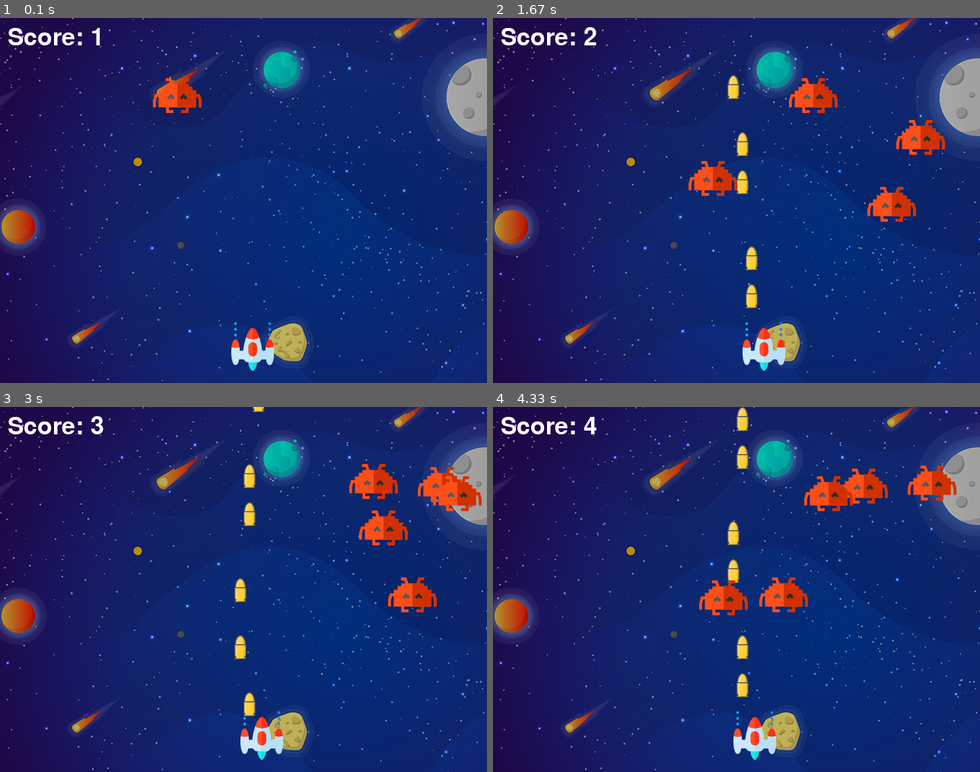
Above: before the commit, frames 1-4 (two rows, left to right).
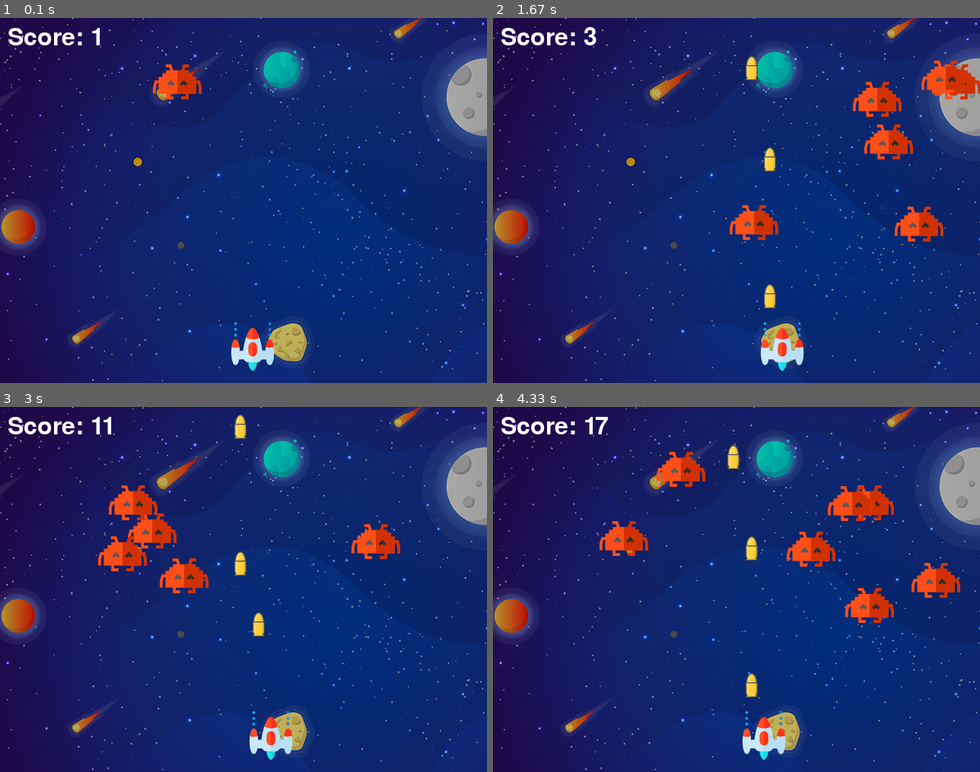
Above: after the commit, the same moments.

Repository: ArkhamKnightGPC/PyGame-SpaceInvaders
Game: pygame game, started from src/main.py
The game is run twice, just before and just after one commit, with the same random seed, the same clock (stepped at 60 frames per second) and the same inputs.
Inputs:
- Up to frame 1 (0.1 s): no input
- Up to frame 2 (1.67 s): tap Space at 0.33, 0.73, 1.03, 1.23, 1.53 s; hold Right 0.67-1.13 s; hold Right 1.17-1.63 s
- Up to frame 3 (3 s): hold Left 1.67-2.2 s; tap Space at 1.73, 2.03, 2.3, 2.6, 2.73 s; hold Left 2.23-2.63 s; hold Right from 2.67 s (still down)
- Up to frame 4 (4.33 s): tap Space at 3.03, 3.4, 3.7, 3.9, 4.2 s; release Right at 3.3 s; hold Left 3.33-3.8 s; hold Right 3.83-4.3 s

The runs differ from the first frame. In frame 1, 0.8% of the frame differs, in the area x 31-42%, y 12-27%; in frame 2, 7.5%; in frame 3, 7.4%; in frame 4, 8.5%, in the area x 18-96%, y 0-97%.

Commit message:
:bomb: add game over, fix performance issues

Diff:
--- a/src/Bullet.py
+++ b/src/Bullet.py
@@ -6,7 +6,7 @@
 
     def __init__(self, bulletImg, bulletX, bulletY):
         super().__init__(bulletImg, bulletX, bulletY)
-        self.bulletSpeed = 25
+        self.bulletSpeed = 10
         self.inAction = True
 
     def updatePosition(self):
--- a/src/Enemy.py
+++ b/src/Enemy.py
@@ -3,6 +3,8 @@
 from GameAsset import GameAsset
 
 class Enemy(GameAsset):
+
+    speedX, speedY = 4, 10
 
     def __init__(self, enemyImg, enemyX, enemyY):
         super().__init__(enemyImg, enemyX, enemyY)
@@ -14,15 +16,15 @@
         if self.goRight:
             if self.x >= 580:
                 self.goRight = False
-                enemydY = 2
+                enemydY = Enemy.speedY
             else:
-                enemydX = 2
+                enemydX = Enemy.speedX
         else:
             if self.x <= -4:
                 self.goRight = True
-                enemydY = 2
+                enemydY = Enemy.speedY
             else:
-                enemydX = -2
+                enemydX = -Enemy.speedX
         self.x, self.y = self.x + enemydX, self.y + enemydY
 
     def draw(self, screen):
--- a/src/Player.py
+++ b/src/Player.py
@@ -8,23 +8,29 @@
     def __init__(self, playerImg, playerX, playerY, playerSpeed):
         super().__init__(playerImg, playerX, playerY)
         self.playerSpeed = playerSpeed
+        self.bulletReady = False
         self.bullets = []
+        self.playerdX, self.playerdY = 0, 0
 
-    def updatePosition(self, event, mixer):
-        playerdX, playerdY = 0, 0
+    def processEvent(self, event, mixer):
+        self.playerdX, self.playerdY = 0, 0
         if event.type == pygame.KEYDOWN:
+            self.bulletReady = True
             if event.key == pygame.K_LEFT:
-                playerdX = -self.playerSpeed
+                self.playerdX = -self.playerSpeed
             if event.key == pygame.K_RIGHT:
-                playerdX = self.playerSpeed
+                self.playerdX = self.playerSpeed
         elif event.type == pygame.KEYUP:
             if event.key == pygame.K_LEFT or event.key == pygame.K_RIGHT:
-                playerdX = 0
-            if event.key == pygame.K_SPACE:
+                self.playerdX = 0
+            if event.key == pygame.K_SPACE and self.bulletReady:
                 bullet = Bullet(pygame.image.load("assets/bullet.png"), self.x, self.y)
                 mixer.Sound("assets/laser.wav").play()
                 self.bullets.append(bullet)
-        self.x, self.y = self.x + playerdX, self.y + playerdY
+                self.bulletReady = False
+
+    def updatePosition(self):
+        self.x, self.y = self.x + self.playerdX, self.y + self.playerdY
         for bullet in self.bullets:
             bullet.updatePosition()
 
--- a/src/main.py
+++ b/src/main.py
@@ -8,18 +8,23 @@
 pygame.init()
 screen = pygame.display.set_mode(size=(640, 480))
 
-#window title, icon, background image, score text position
-font = pygame.font.Font('freesansbold.ttf', 32)
+#window title, icon, background image, score text, game over text
 pygame.display.set_caption("Space Invaders")
 icon = pygame.image.load("assets/ufo.png")
 pygame.display.set_icon(icon)
 background = pygame.image.load("assets/background.png")
-textX, textY = 10, 10
+score = 0
+scoreFont = pygame.font.Font("freesansbold.ttf", 32)
+scoreX, scoreY = 10, 10
+gameOverFont = pygame.font.Font("freesansbold.ttf", 72)
+gameOverStr = "GAME OVER!"
+gameOverX, gameOverY = 220, 200
+gameOver = False
 
 #player
 playerImg = pygame.image.load("assets/player.png")
 playerX, playerY = 300, 400
-playerSpeed = 12
+playerSpeed = 6
 player = Player(playerImg, playerX, playerY, playerSpeed)
 
 #enemy
@@ -37,38 +42,64 @@
     #screen.fill(color=(0, 150, 0))
     screen.blit(source=background, dest=(0,0))
 
-    for event in pygame.event.get():
+    if gameOver:
+
+        gameOverText = scoreFont.render(gameOverStr, True, (255,255,255))
+        screen.blit(source=gameOverText, dest=(gameOverX, gameOverY))
+
+        scoreText = scoreFont.render("Score: " + str(score), True, (255,255,255))
+        screen.blit(source=scoreText, dest=(gameOverX + 35, gameOverY + 72))
+
+        for event in pygame.event.get():
+            if event.type == pygame.KEYDOWN:
+                enemies.clear()
+                player.bullets.clear()
+                gameOver = False
+            #check if QUIT button was pressed
+            if event.type == pygame.QUIT:
+                running = False
+
+    else:
+        for event in pygame.event.get():
+            player.processEvent(event, mixer)
+            #check if QUIT button was pressed
+            if event.type == pygame.QUIT:
+                running = False
+
         #update player position
-        if event.type == pygame.KEYDOWN or event.type == pygame.KEYUP:
-            player.updatePosition(event, mixer)
-        #check if QUIT button was pressed
-        if event.type == pygame.QUIT:
-            running = False
+        player.updatePosition()
 
-    #update enemy positions
-    enemyCount = 0
-    for enemy in enemies:
-        if enemy.inAction:
-            for bullet in player.bullets:
-                if bullet.inAction and isCollision(bullet, enemy):
-                    mixer.Sound("assets/explosion.wav").play()
-                    enemy.inAction = False
-                    break
+        #update enemy positions
+        enemyCount = 0
+        for enemy in enemies:
             if enemy.inAction:
-                enemyCount += 1
-                enemy.updatePosition()
+                for bullet in player.bullets:
+                    if bullet.inAction and isCollision(bullet, enemy):
+                        mixer.Sound("assets/explosion.wav").play()
+                        enemy.inAction = False
+                        break
+                if enemy.inAction:
+                    enemyCount += 1
+                    enemy.updatePosition()
+                if isCollision(player, enemy):
+                    gameOver = True
+                    gameOverStr = "GAME OVER!"
 
-    #generate new enemies
-    if enemyCount < 5 and random.uniform(0, 1) > 0.9:
-        enemies.append(Enemy(enemyImg, random.randint(40, 460), random.randint(60, 230)))
+        #generate new enemies
+        if enemyCount < 8 and random.uniform(0, 1) > 0.93:
+            enemies.append(Enemy(enemyImg, random.randint(40, 460), random.randint(40, 250)))
 
-    #graw game assets
-    player.draw(screen)
-    for enemy in enemies:
-        enemy.draw(screen)
+        #graw game assets
+        player.draw(screen)
+        for enemy in enemies:
+            enemy.draw(screen)
 
-    #show player score
-    score = font.render("Score: " + str(len(enemies) - enemyCount), True, (255,255,255))
-    screen.blit(source=score, dest=(textX, textY))
+        #show player score
+        score = len(enemies) - enemyCount
+        if score > 200:
+            gameOver = True
+            gameOverStr = "MAX SCORE!!!"
+        scoreText = scoreFont.render("Score: " + str(score), True, (255,255,255))
+        screen.blit(source=scoreText, dest=(scoreX, scoreY))
 
     pygame.display.update()
